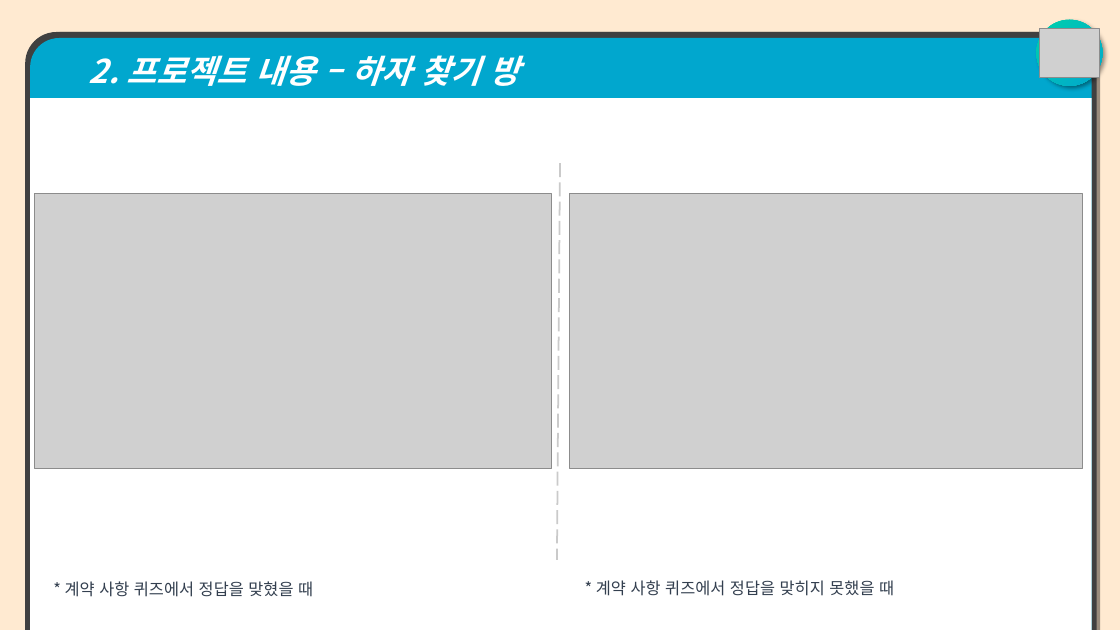
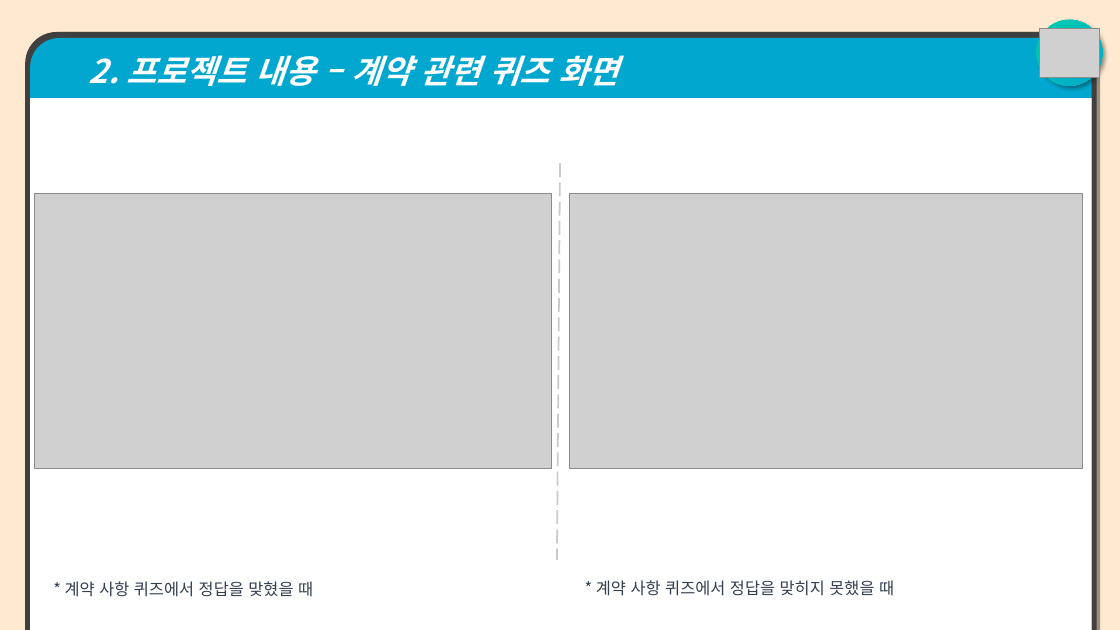
Before and after one commit to jangho1016/2022_1_CapstoneDesign, a slide deck: slide 10 of Final Assignments/22년 1학기 캡스톤-발표자료-파라노이드(오장호).pptx. Drawn at 1120x630 pixels with LibreOffice and Linux fonts; fonts in the diff are those of the drawing; grey boxes stand for pictures. Boxes give left, top, right and bottom in pixels: in the first picture for what was removed or moved away, otherwise in the second. Text is boxed around its words. In the diff, an @@ line names an element or a change of style, - is before the commit and + after.

```diff
--- a/Final Assignments/22년 1학기 캡스톤-발표자료-파라노이드(오장호).pptx
+++ b/Final Assignments/22년 1학기 캡스톤-발표자료-파라노이드(오장호).pptx
@@ text in round same rect at [89, 55, 619, 86]: text changed @@
-  2. 프로젝트 내용 – 하자 찾기 방
+  2. 프로젝트 내용 – 계약 관련 퀴즈 화면
```
Also in this commit, not shown: 4 other slides changed, 1 other file.
